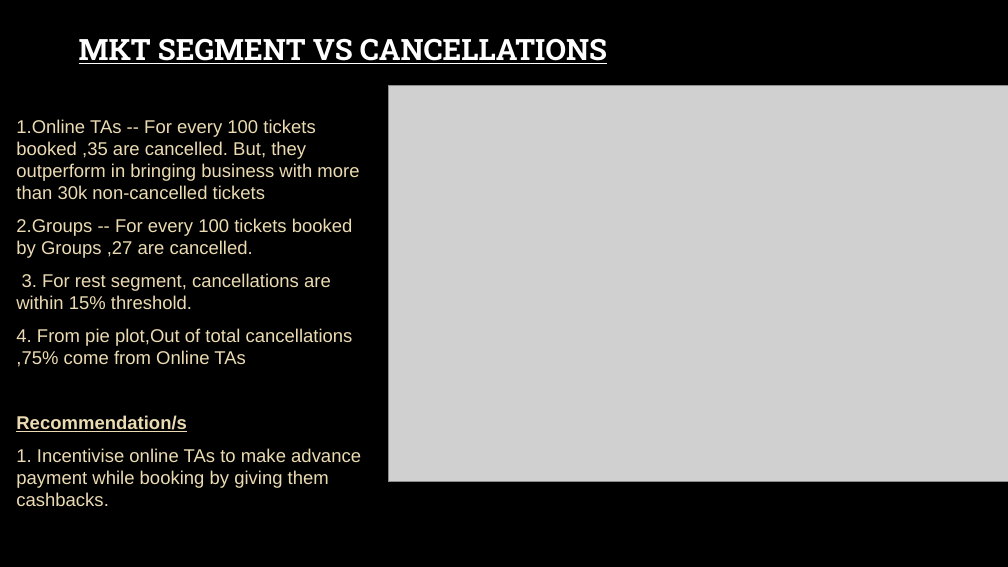
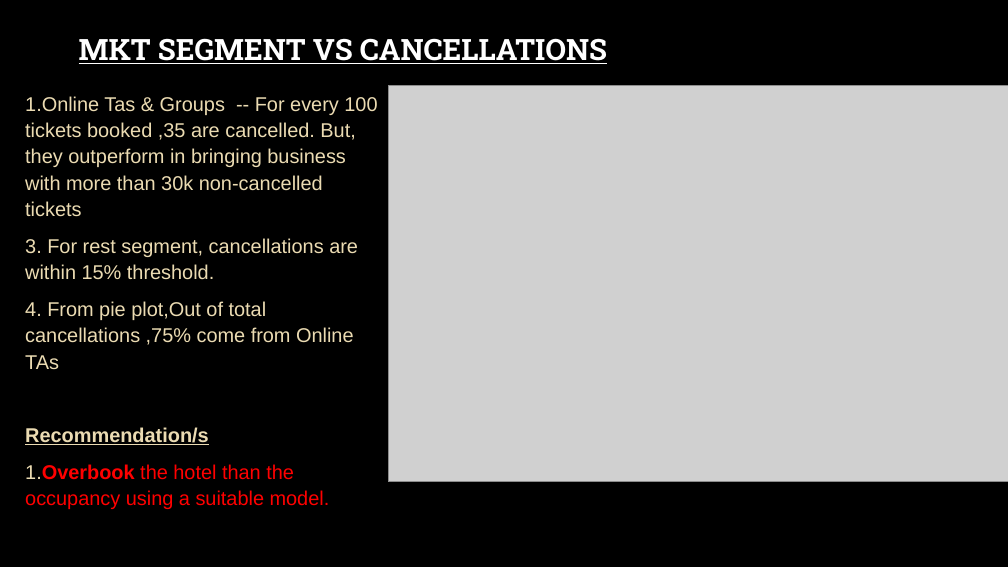
Before and after one commit to lakshay170/hotel_capstone, a slide deck: slide 13 of Hotel capstone.pptx. Drawn at 1008x567 pixels with LibreOffice and Linux fonts; fonts in the diff are those of the drawing; grey boxes stand for pictures; background and template pictures are left out. Boxes give left, top, right and bottom in pixels: in the first picture for what was removed or moved away, otherwise in the second. Text is boxed around its words. In the diff, an @@ line names an element or a change of style, - is before the commit and + after.

```diff
--- a/Hotel capstone.pptx
+++ b/Hotel capstone.pptx
@@ text "Online Tas & Groups -- ...": place and size @@
-text "Online Tas & Groups -- ..." at (16,119,361,506)
+text "Online Tas & Groups -- ..." at (25,96,377,509)
@@ text at (25,96,377,217): text changed; size 17.6 to 19 pt @@
-1. Online TAs -- For every 100 tickets booked ,35 are cancelled. But, they outperform in bringing business with more than 30k non-cancelled tickets
-2.Groups -- For every 100 tickets booked by Groups ,27 are cancelled.
+1. Online Tas & Groups -- For every 100 tickets booked ,35 are cancelled. But, they outperform in bringing business with more than 30k non-cancelled tickets
@@ text at (25,238,358,445): size 17.6 to 19 pt in "3. For rest segment, cancellations are within ...", "4. From pie plot,Out of total cancellations ...", "Recommendation/s"; line spacing 1 to 1.1 @@
@@ text at (25,464,330,509): text changed; size 17.6 to 19 pt; text colour #EBDBB2 to #FF0000 @@
-1. Incentivise online TAs to make advance payment while booking by giving them cashbacks.
+1.Overbook the hotel than the occupancy using a suitable model.
```
Also in this commit, not shown: 8 other slides changed, 1 slide added, 1 slide removed, 1 other file.
